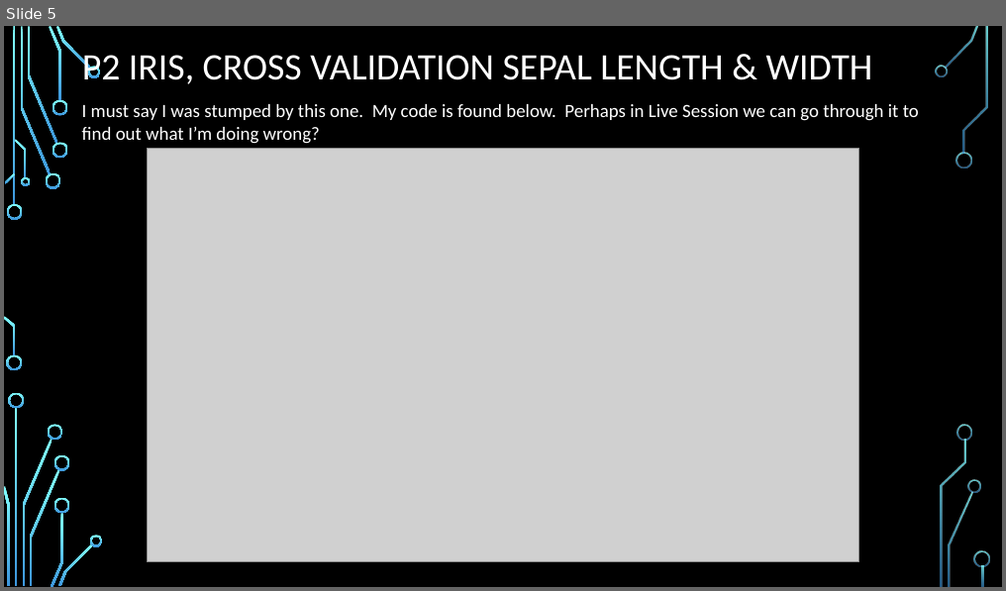
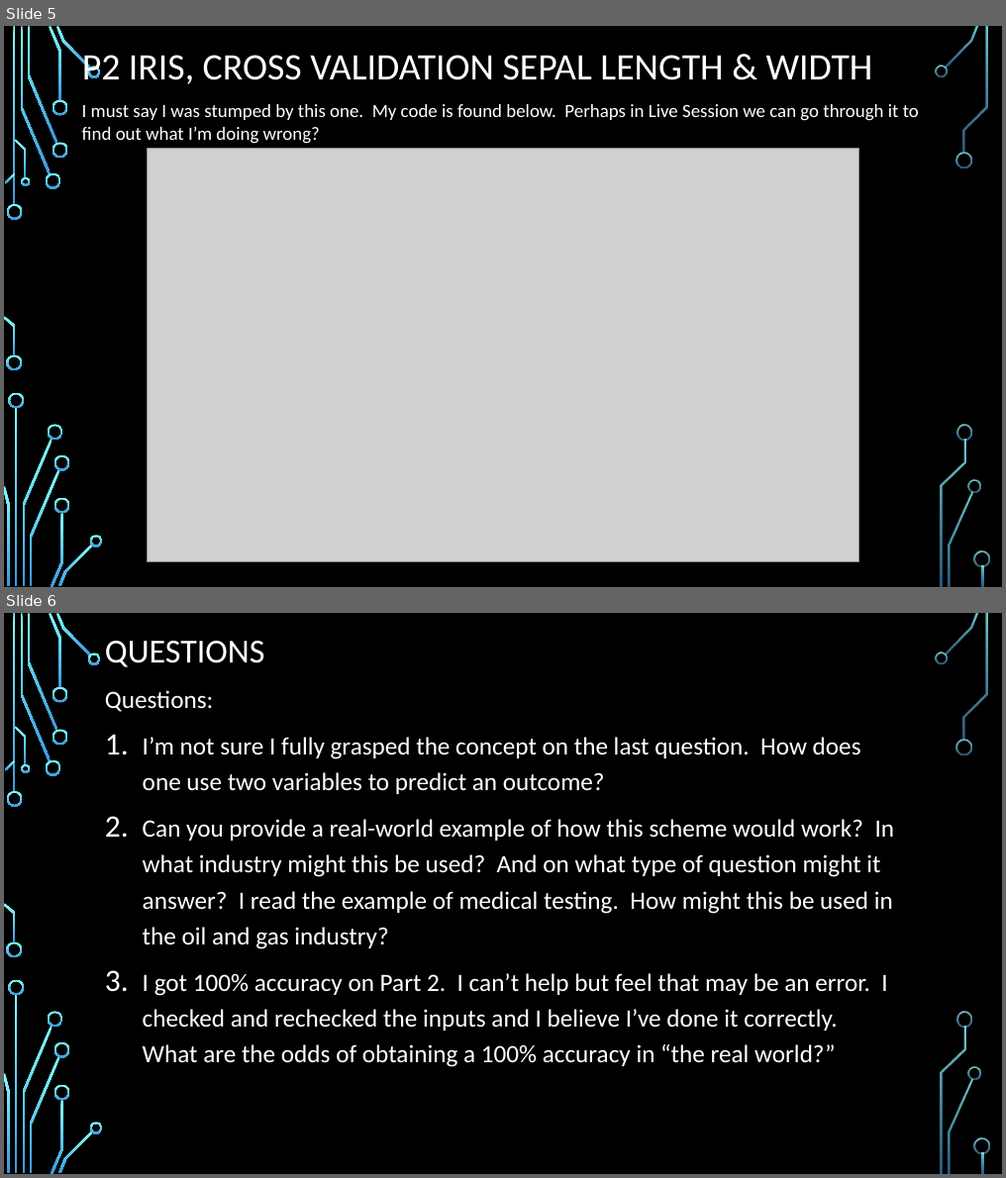
Before and after one commit to SMU-DataHub/Todd_Garner_DS6306_Week7, a slide deck: Todd_Garner_DS6306_FLS_Week7_Part2.pptx. Shown one above the other, each under a label of ours: slide 5 before the commit, slides 5 and 6 after it. The pictures are 1006x591 and 1006x1178 pixels, drawn with LibreOffice and Linux fonts; fonts in the diff are those of the drawing; grey boxes stand for pictures; background and template pictures are left out. Boxes give left, top, right and bottom in pixels: in the first picture for what was removed or moved away, otherwise in the second. Text is boxed around its words. In the diff, an @@ line names an element or a change of style, - is before the commit and + after.

Commit message:
Update - Question & Takeaways

```diff
--- a/Todd_Garner_DS6306_FLS_Week7_Part2.pptx
+++ b/Todd_Garner_DS6306_FLS_Week7_Part2.pptx
@@ slide 6 added at box(4, 613, 1002, 1174), background picture (left out); not listed: 36 template elements that a slide beside it also shows @@
@@ title added at box(105, 641, 265, 667), 32.4 pt, text #FFFFFF @@
+QUESTIONS
@@ text added at box(105, 690, 895, 1067), 24 pt, text #FFFFFF @@
+Questions:
+1. I’m not sure I fully grasped the concept on the last question. How does one use two variables to predict an outcome?
+2. Can you provide a real-world example of how this scheme would work? In what industry might this be used? And on what type of question might it answer? I read the example of medical testing. How might this be used in the oil and gas industry?
+3. I got 100% accuracy on Part 2. I can’t help but feel that may be an error. I checked and rechecked the inputs and I believe I’ve done it correctly. What are the odds of obtaining a 100% accuracy in “the real world?”
```
Also in this commit, not shown: 1 other slide added, 1 other file.
